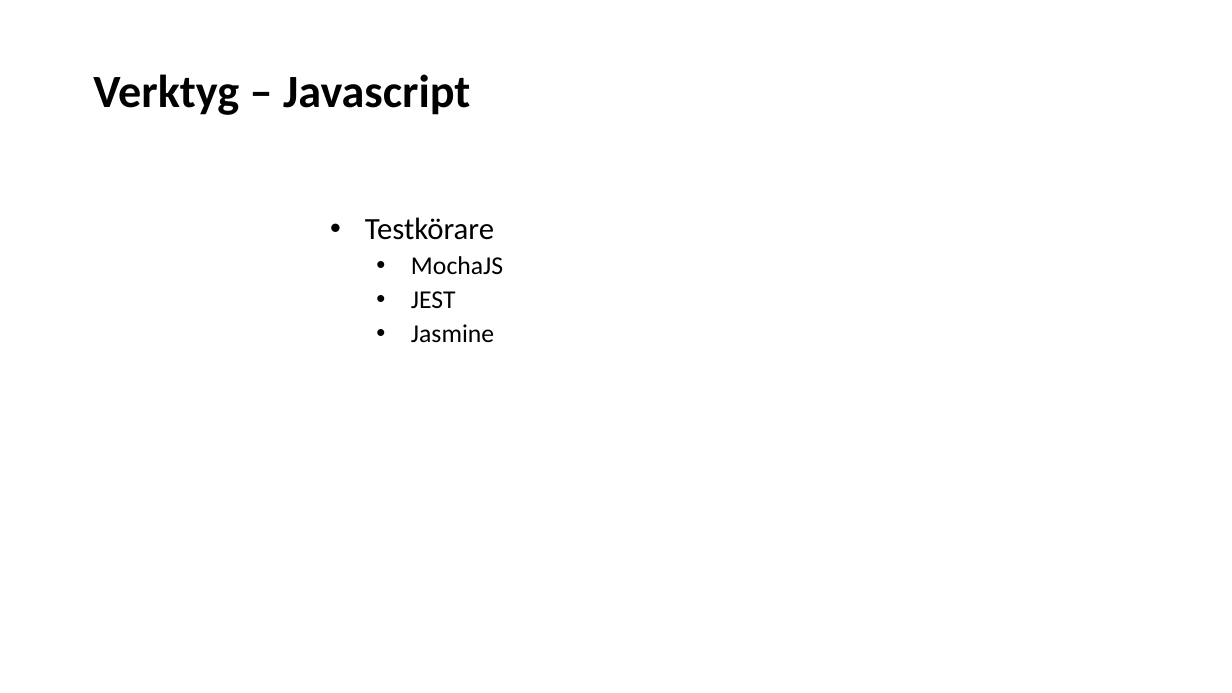
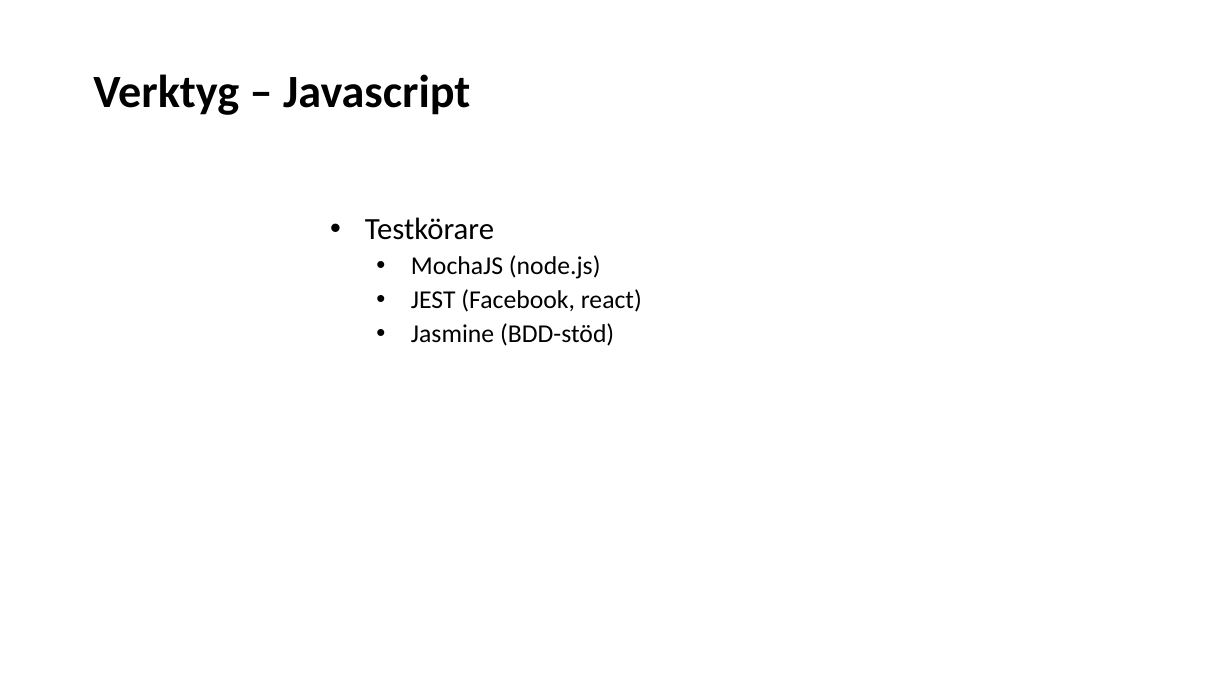
Before and after one commit to Omegapoint/tdd-lab, a slide deck: slide 11 of TDD-Presentation.pptx. Drawn at 1232x693 pixels with LibreOffice and Linux fonts; fonts in the diff are those of the drawing. Boxes give left, top, right and bottom in pixels: in the first picture for what was removed or moved away, otherwise in the second. Text is boxed around its words. In the diff, an @@ line names an element or a change of style, - is before the commit and + after.

```diff
--- a/TDD-Presentation.pptx
+++ b/TDD-Presentation.pptx
@@ subtitle at bbox=[411, 255, 642, 346]: text changed @@
-  • MochaJS
-  • JEST
-  • Jasmine
+  • MochaJS (node.js)
+  • JEST (Facebook, react)
+  • Jasmine (BDD-stöd)
```
Also in this commit, not shown: 1 other slide changed.
